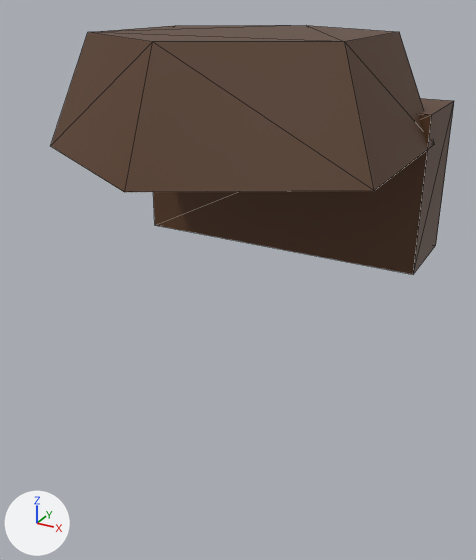
The glTF model art/models/hat_hair.glb, before and after one commit.
Rendered twice from a camera (50 mm lens) standing at (0.0943, -0.1751, 0.4348) and looking at (0.0022, -0.0076, 0.351). Lighting does not change. The marker at lower left points along +X, +Y and +Z. The first picture is the older version. Mesh edges are drawn as thin lines. Vertices at exactly the same position are counted once.

The first picture shows 'hat_hair'.
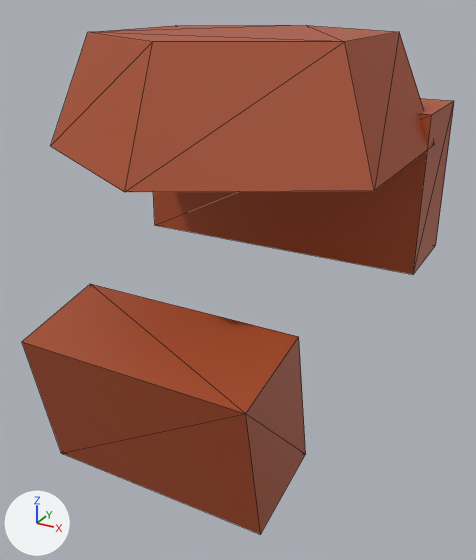
The newer file is also rescaled (x1.35), turned or shifted as a whole; pictures and numbers use the older file's frame.

Location of each change, [x1, y1, x2, y2] in pixels of the pictures (476 x 560 px):
'hat_hair', reshaped (7% wider, 103% taller)
    before: [51, 25, 454, 275]
    after: [22, 25, 454, 534]
part 1 of me_hat_hair, built on
    before: [125, 32, 435, 192]
    after: [22, 32, 435, 534]
part 2 of me_hat_hair, recoloured
    both: [51, 25, 454, 275]

The change, as a diff of the scene's bpy script:
```diff
--- a/art/models/hat_hair.glb.py
+++ b/art/models/hat_hair.glb.py
@@ me_hat_hair @@
 # used by ob_hat_hair; location = (0.0, 0.0, 0.0)
-me_hat_hair.from_pydata(...)  # 20 vertices, 32 faces; spans x -0.0502..0.0502, y -0.058..0.058, z 0.352..0.424
+me_hat_hair.from_pydata(...)  # 28 vertices, 44 faces; spans x -0.0502..0.0502, y -0.0636..0.058, z 0.302..0.424
+# me_hat_hair part 1
+# 8 faces are deleted
+# 8 vertices are added at x -0.035..0.035, y -0.0636..-0.0253, z 0.302..0.3521
+# 20 new faces join them
+# me_hat_hair part 2: 24 kept faces spanning x -0.0502..0.0502, y -0.058..0.058, z 0.352..0.424 get new vertex colours; the middle colour goes from brown #5a3b24 to brown #af502a
 me_hat_hair.materials.append(mat_defaultmaterial)
```
